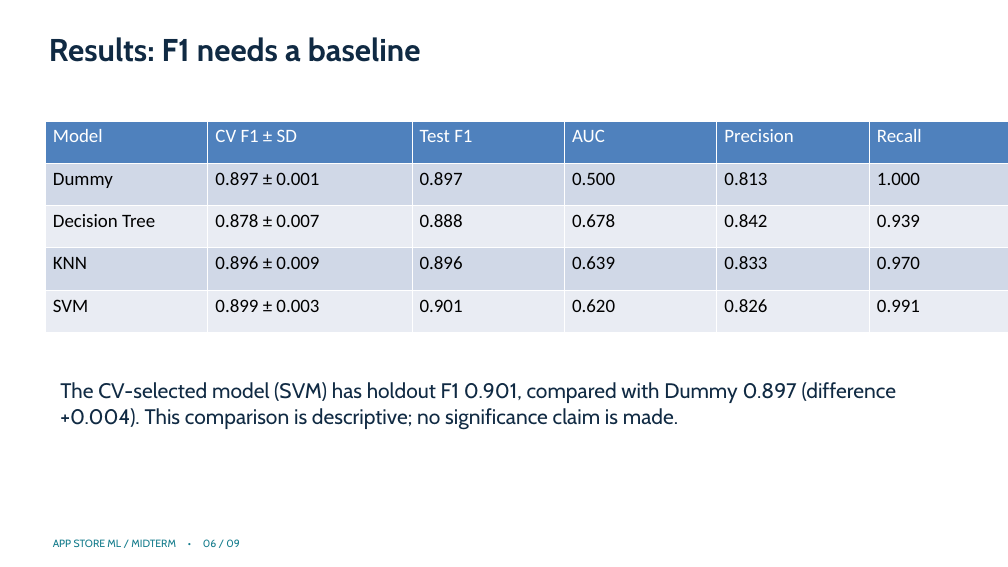
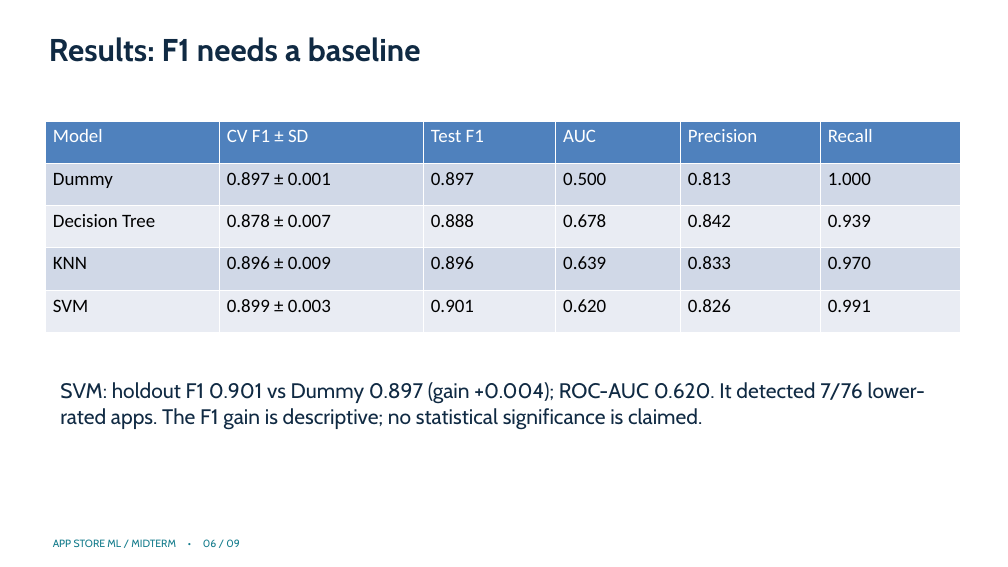
Before and after one commit to Nura007/itune_ml, a slide deck: slide 6 of outputs/midterm.pptx. Drawn at 1008x567 pixels with LibreOffice and Linux fonts; fonts in the diff are those of the drawing. Boxes give left, top, right and bottom in pixels: in the first picture for what was removed or moved away, otherwise in the second. Text is boxed around its words. In the diff, an @@ line names an element or a change of style, - is before the commit and + after.

```diff
--- a/outputs/midterm.pptx
+++ b/outputs/midterm.pptx
@@ table: place and size @@
-table at bbox=[45, 121, 1008, 333]
+table at bbox=[45, 121, 960, 333]
@@ text at bbox=[60, 382, 925, 430]: text changed @@
-The CV-selected model (SVM) has holdout F1 0.901, compared with Dummy 0.897 (difference +0.004). This comparison is descriptive; no significance claim is made.
+SVM: holdout F1 0.901 vs Dummy 0.897 (gain +0.004); ROC-AUC 0.620. It detected 7/76 lower-rated apps. The F1 gain is descriptive; no statistical significance is claimed.
```
Also in this commit, not shown: 3 other slides changed, 5 other files.
